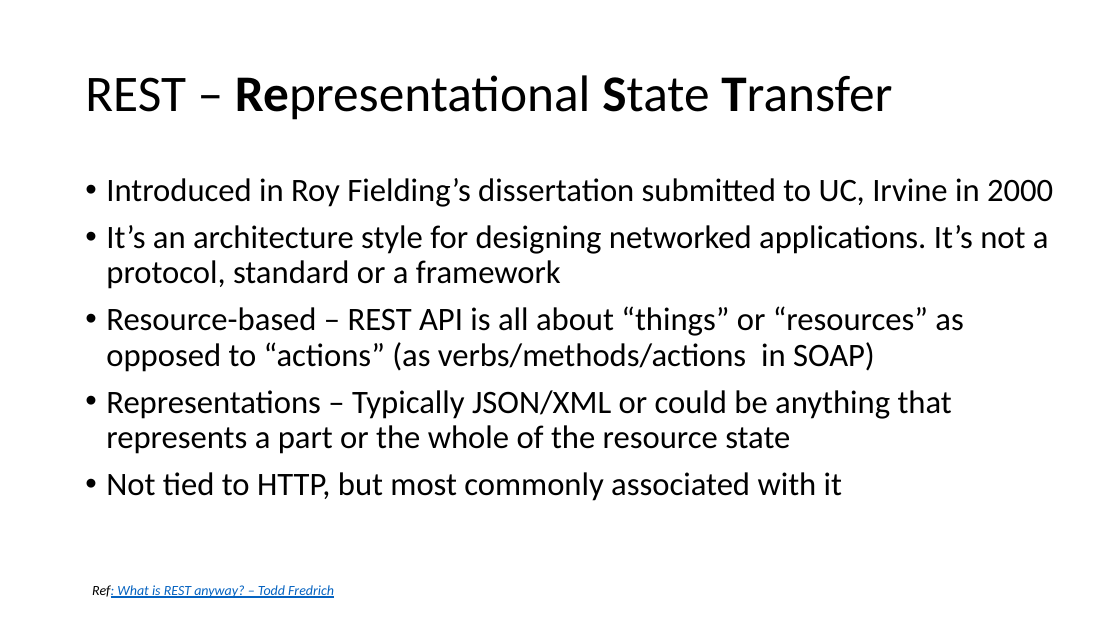
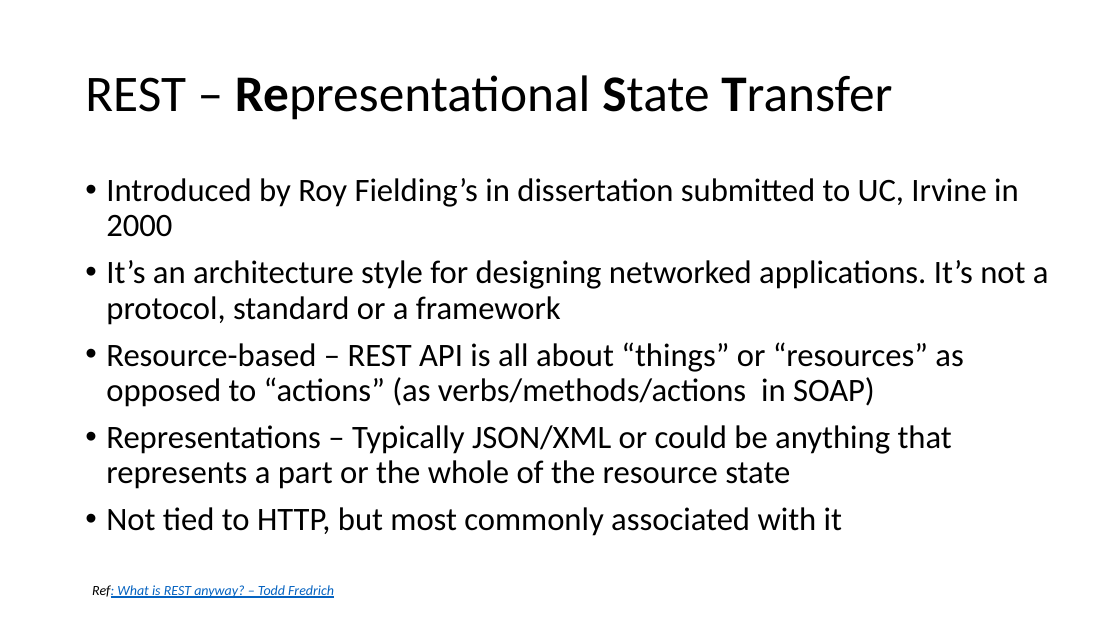
Before and after one commit to batchu/spring-boot-ujug, a slide deck: slide 12 of Spring Boot.pptx. Drawn at 1120x630 pixels with LibreOffice and Linux fonts; fonts in the diff are those of the drawing. Boxes give left, top, right and bottom in pixels: in the first picture for what was removed or moved away, otherwise in the second. Text is boxed around its words. In the diff, an @@ line names an element or a change of style, - is before the commit and + after.

```diff
--- a/Spring Boot.pptx
+++ b/Spring Boot.pptx
@@ text at (x1=106, y1=178, x2=1019, y2=237): text changed @@
-• Introduced in Roy Fielding’s dissertation submitted to UC, Irvine in 2000
+• Introduced by Roy Fielding’s in dissertation submitted to UC, Irvine in 2000
```
Also in this commit, not shown: 5 other slides changed, 4 slides added, 1 slide removed.
